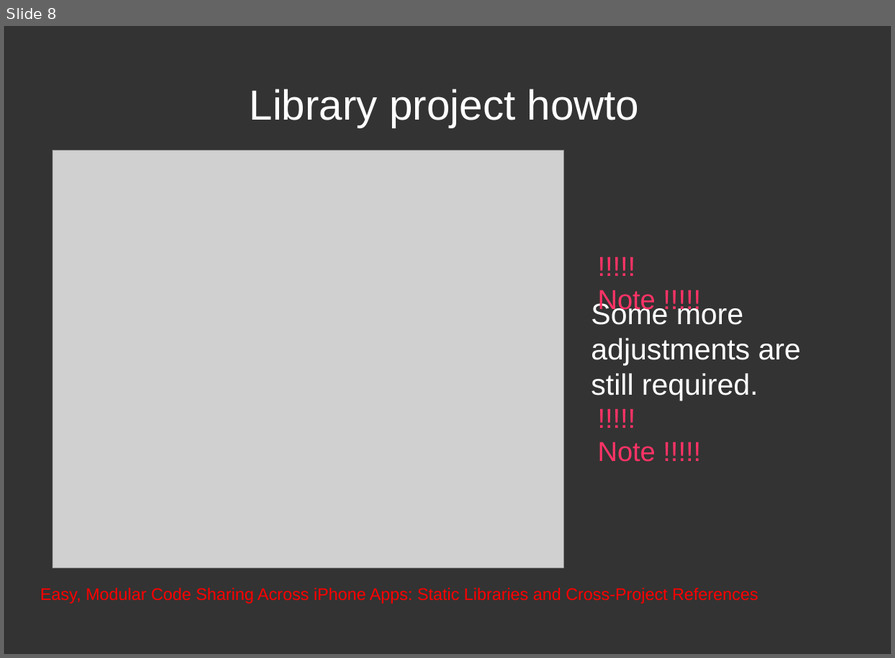
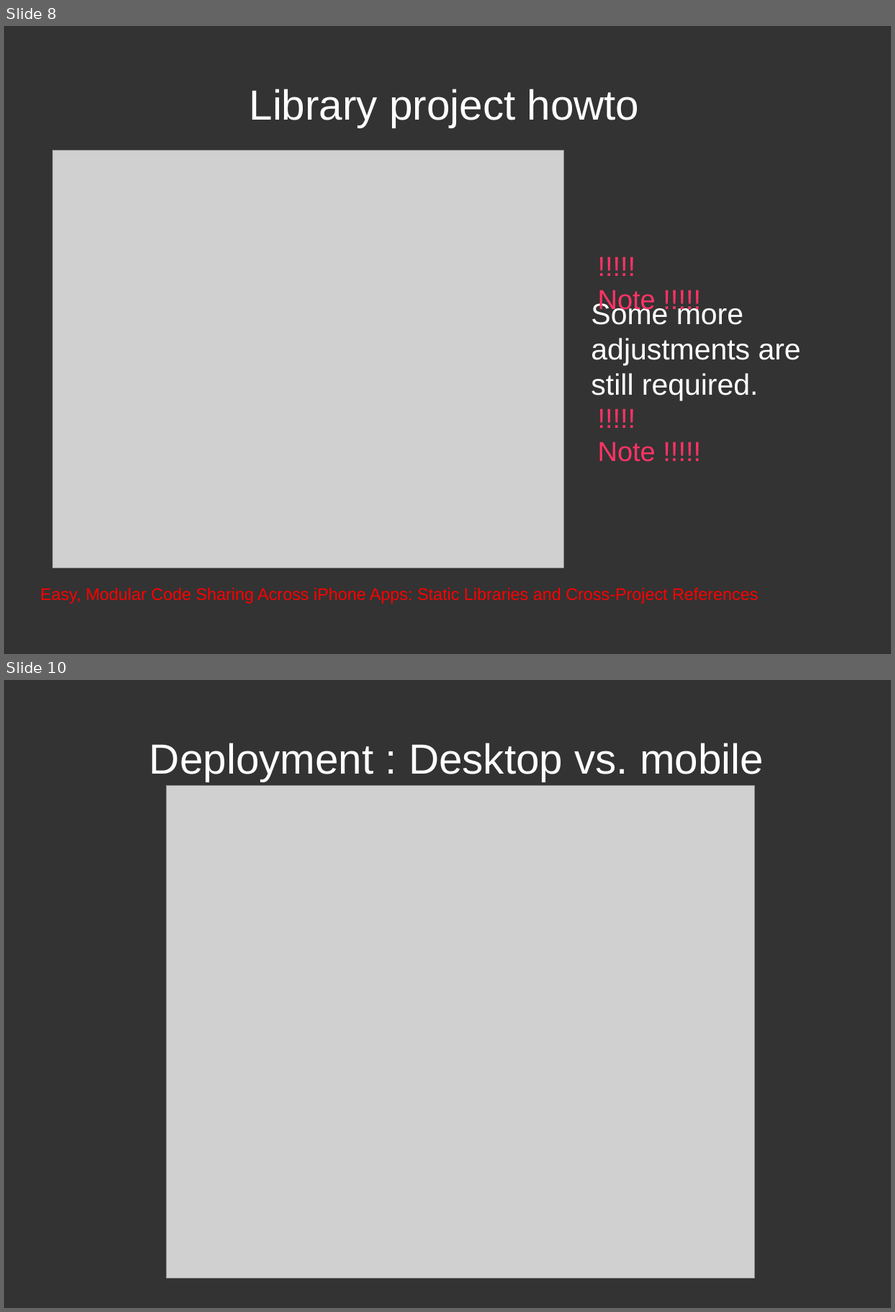
Before and after one commit to dodikk/iOS-articles, a slide deck: 3-iContiniousIntegration/ciPresentation.odp. Shown one above the other, each under a label of ours: slide 8 before the commit, slides 8 and 10 after it; the slides between them are not shown. The pictures are 895x658 and 895x1312 pixels, drawn with LibreOffice and Linux fonts; fonts in the diff are those of the drawing; grey boxes stand for pictures. Boxes give left, top, right and bottom in pixels: in the first picture for what was removed or moved away, otherwise in the second. Text is boxed around its words. In the diff, an @@ line names an element or a change of style, - is before the commit and + after.

```diff
--- a/3-iContiniousIntegration/ciPresentation.odp
+++ b/3-iContiniousIntegration/ciPresentation.odp
@@ slide 10 added at [4, 680, 891, 1308], background #333333 @@
@@ title added at [149, 743, 764, 781], 39.9 pt, text #FFFFFF @@
+Deployment : Desktop vs. mobile
@@ picture added at [167, 785, 754, 1278] @@
```
Also in this commit, not shown: 1 slide changed, 4 other slides added, 13 other files.
